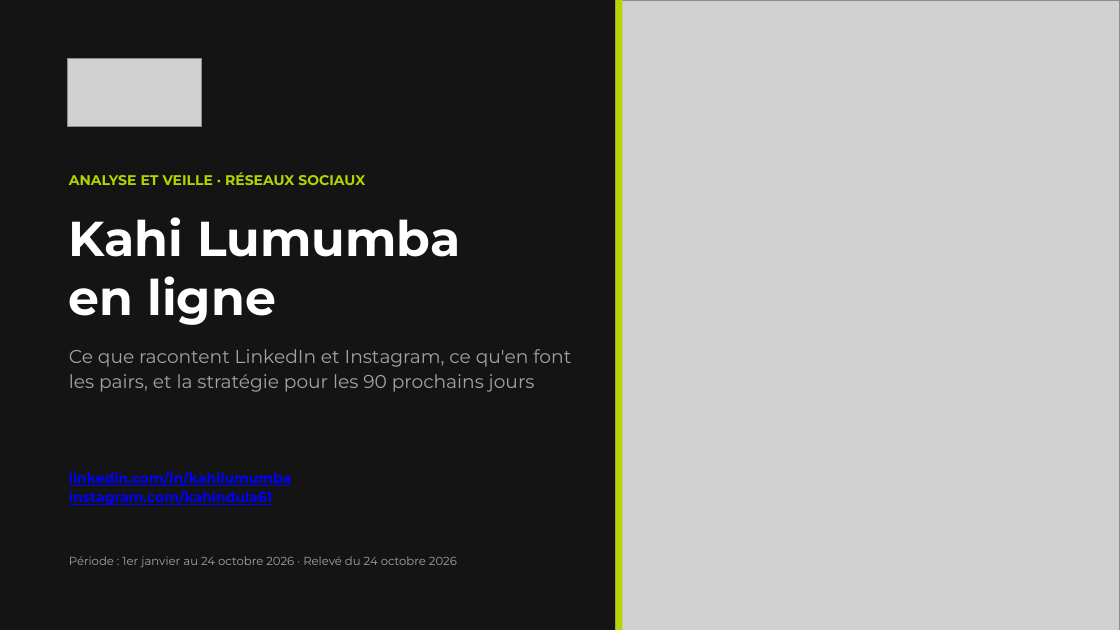
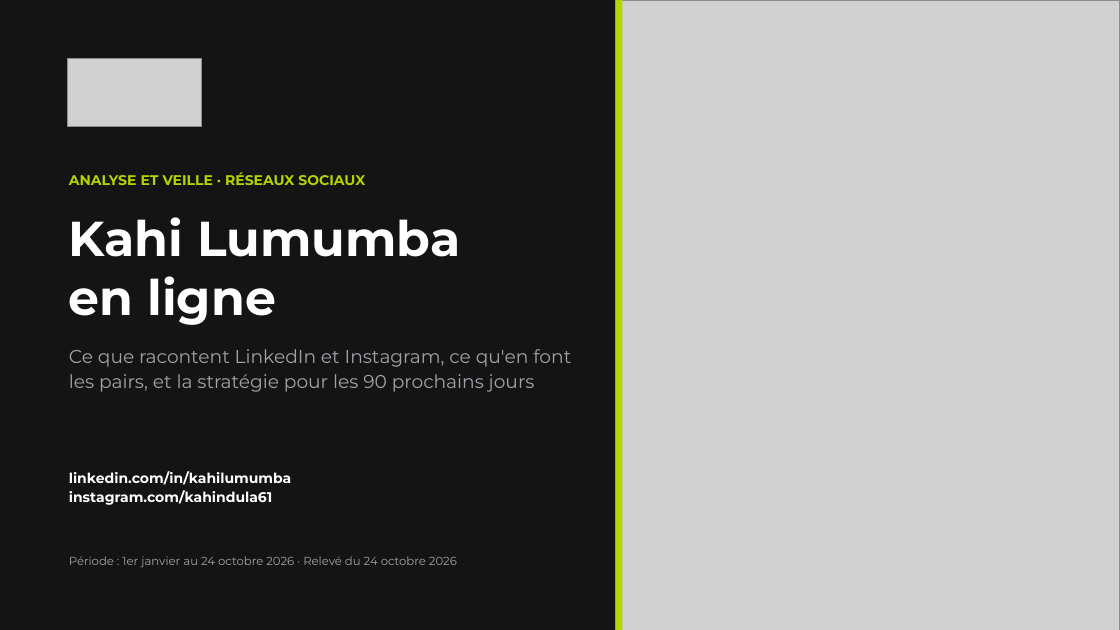
Before and after one commit to leslita06/fatima-unifood-fictif, a slide deck: slide 1 of kahi/2026-10-24_kahi-lumumba-linkedin-instagram-analyse-veille-strategie.pptx. Drawn at 1120x630 pixels with LibreOffice and Linux fonts; fonts in the diff are those of the drawing; grey boxes stand for pictures. Boxes give left, top, right and bottom in pixels: in the first picture for what was removed or moved away, otherwise in the second. Text is boxed around its words. In the diff, an @@ line names an element or a change of style, - is before the commit and + after.

```diff
--- a/kahi/2026-10-24_kahi-lumumba-linkedin-instagram-analyse-veille-strategie.pptx
+++ b/kahi/2026-10-24_kahi-lumumba-linkedin-instagram-analyse-veille-strategie.pptx
@@ text "linkedin.com/in/kahilumumba" at [69, 471, 291, 505]: text colour #0000FF to #FFFFFF, underline off @@
```
Also in this commit, not shown: 7 other slides changed.
